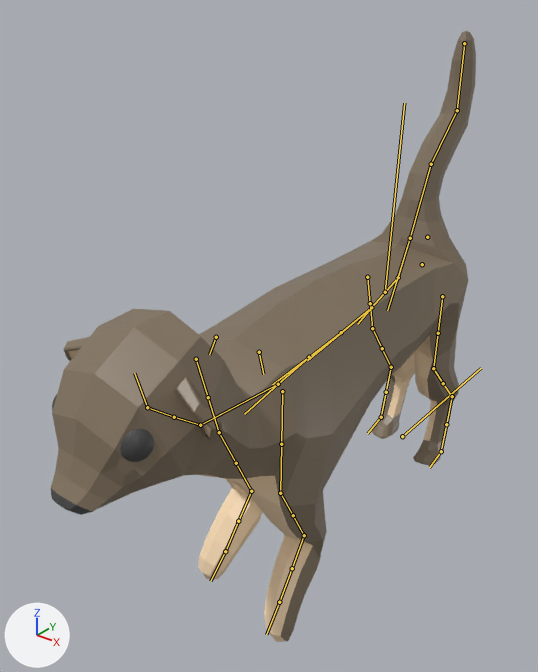
The FBX model Zoo game/Assets/Mongoose.fbx: old version first, new version second.
Rendered twice from a 50 mm camera at (2.57, -5.13, 3.72) aimed at (-0.22, -1.64, 1.55). The lights are fixed; the arrows at lower left show +X, +Y and +Z. Both versions are drawn at frame 39 of the action 'rig|Walk'; the numbers are the values there. The bones that bend it are drawn over the model as lines.
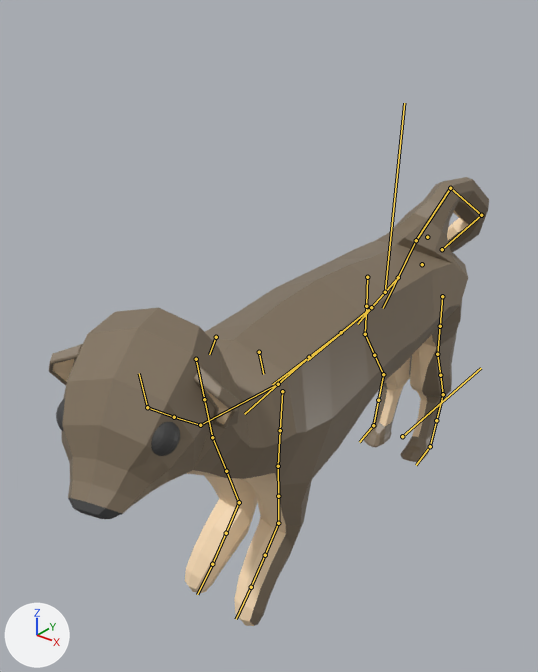
Where the change shows, as pixel boxes (x1, y1, x2, y2) in the pictures (538 x 672 px):
'Cube.009', posed (26% shorter): before (51, 31, 476, 642); after (49, 177, 489, 626)
bone 'DEF-spine.011', root to tip: before (147, 407) to (134, 373); after (147, 407) to (139, 373)
bone 'spine.003', root to tip: before (398, 277) to (410, 238); after (398, 277) to (416, 240)
bone 'spine.002', root to tip: before (410, 238) to (431, 164); after (416, 240) to (450, 188)
bone 'spine.001', root to tip: before (431, 164) to (457, 110); after (450, 188) to (481, 215)
bone 'spine', root to tip: before (457, 110) to (464, 43); after (481, 215) to (442, 249)
bone 'DEF-spine.001', root to tip: before (457, 110) to (431, 164); after (481, 215) to (450, 188)
bone 'DEF-spine.002', root to tip: before (431, 164) to (410, 238); after (450, 188) to (416, 240)
bone 'DEF-spine.003', root to tip: before (410, 238) to (387, 310); after (416, 240) to (383, 308)
bone 'DEF-thigh.L', root to tip: before (442, 296) to (438, 333); after (442, 296) to (440, 326)
bone 'DEF-shin.L', root to tip: before (433, 368) to (443, 383); after (437, 354) to (440, 375)
bone 'DEF-foot.L', root to tip: before (452, 396) to (446, 424); after (443, 394) to (436, 420)
bone 'DEF-thigh.R', root to tip: before (367, 277) to (370, 303); after (367, 277) to (366, 306)
bone 'DEF-shin.R', root to tip: before (372, 328) to (382, 348); after (365, 334) to (374, 355)
bone 'DEF-foot.R', root to tip: before (391, 367) to (386, 392); after (383, 374) to (378, 400)
bone 'DEF-front_thigh.L', root to tip: before (282, 391) to (281, 444); after (282, 391) to (280, 430)
bone 'DEF-front_shin.L', root to tip: before (280, 493) to (293, 515); after (278, 466) to (278, 496)
bone 'DEF-front_foot.L', root to tip: before (304, 535) to (292, 568); after (278, 523) to (265, 555)
bone 'DEF-front_thigh.R', root to tip: before (196, 359) to (208, 397); after (196, 359) to (204, 399)
bone 'DEF-front_foot.R', root to tip: before (251, 491) to (238, 521); after (239, 502) to (226, 533)

The change, as a list of edits to the scene's bpy script:
```text
Change bone_def_spine_010:
    where bone_def_spine_010 = bpy.data.objects['rig'].pose.bones['DEF-spine.010']  # child of 'DEF-spine.009'
    bone_def_spine_010.rotation_quaternion: (1.0, 0.0, -0.01, 0.0) -> (0.999, 0.0, 0.055, 0.0)  # degrees (0, -1, 0) -> degrees (0, 6, 0)
Change bone_def_spine_011:
    where bone_def_spine_011 = bpy.data.objects['rig'].pose.bones['DEF-spine.011']  # child of 'DEF-spine.010'
    bone_def_spine_011.rotation_quaternion: (0.956, -0.292, 0.0, 0.004) -> (0.947, -0.286, 0.092, -0.116)  # degrees (-34, 0, 0) -> degrees (-35, 6, -16)
Change bone_spine_003:
    where bone_spine_003 = bpy.data.objects['rig'].pose.bones['spine.003']  # child of 'MCH-ROT-tail'
    bone_spine_003.rotation_quaternion: (0.976, 0.216, 0.0, 0.0) -> (0.948, 0.281, -0.048, -0.143)  # degrees (25, 0, 0) -> degrees (33, -1, -17)
Change bone_spine_002:
    where bone_spine_002 = bpy.data.objects['rig'].pose.bones['spine.002']  # child of 'spine.003'
    bone_spine_002.rotation_quaternion: (0.987, -0.158, 0.0, 0.0) -> (0.861, -0.472, -0.047, 0.184)  # degrees (-18, 0, 0) -> degrees (-57, 5, 21)
Change bone_spine_001:
    where bone_spine_001 = bpy.data.objects['rig'].pose.bones['spine.001']  # child of 'spine.002'
    bone_spine_001.rotation_quaternion: (0.996, -0.091, -0.017, -0.011) -> (0.774, -0.433, 0.391, -0.246)  # degrees (-10, -2, -1) -> degrees (-70, 23, -51)
Change bone_spine:
    where bone_spine = bpy.data.objects['rig'].pose.bones['spine']  # child of 'spine.001'
    bone_spine.rotation_quaternion: (0.936, 0.352, -0.018, -0.005) -> (0.781, -0.625, -0.013, 0.013)  # degrees (41, -2, -1) -> degrees (-77, 0, 2)
Change bone_def_spine_001:
    where bone_def_spine_001 = bpy.data.objects['rig'].pose.bones['DEF-spine.001']  # child of 'DEF-spine'
    bone_def_spine_001.rotation_quaternion: (0.936, -0.352, 0.0, -0.012) -> (0.781, 0.624, 0.0, 0.024)  # degrees (-41, 0, -1) -> degrees (77, -2, 2)
Change bone_def_spine_002:
    where bone_def_spine_002 = bpy.data.objects['rig'].pose.bones['DEF-spine.002']  # child of 'DEF-spine.001'
    bone_def_spine_002.rotation_quaternion: (0.996, 0.091, -0.018, -0.002) -> (0.849, 0.278, -0.014, -0.448)  # degrees (10, -2, 0) -> degrees (30, 13, -52)
Change bone_def_spine_003:
    where bone_def_spine_003 = bpy.data.objects['rig'].pose.bones['DEF-spine.003']  # child of 'DEF-spine.002'
    bone_def_spine_003.rotation_quaternion: (0.987, 0.158, -0.019, -0.004) -> (0.76, 0.491, 0.397, 0.15)  # degrees (18, -2, -1) -> degrees (77, 27, 44)
Change bone_def_thigh_l:
    where bone_def_thigh_l = bpy.data.objects['rig'].pose.bones['DEF-thigh.L']  # child of 'ORG-spine.005'
    bone_def_thigh_l.rotation_quaternion: (0.786, -0.618, 0.0, 0.009) -> (0.859, -0.51, 0.0, 0.041)  # degrees (-76, 1, 1) -> degrees (-61, 2, 4)
    bone_def_thigh_l.scale: (0.94, 1.13, 0.94) -> (1.0, 1.0, 1.0)
Change bone_def_shin_l:
    where bone_def_shin_l = bpy.data.objects['rig'].pose.bones['DEF-shin.L']  # child of 'DEF-thigh.L.001'
    bone_def_shin_l.rotation_quaternion: (0.989, 0.151, -0.004, 0.005) -> (0.988, -0.154, -0.009, 0.006)  # degrees (17, 0, 0) -> degrees (-18, -1, 1)
    bone_def_shin_l.scale: (1.0, 1.16, 0.87) -> (1.0, 1.0, 1.0)
Change bone_def_foot_l:
    where bone_def_foot_l = bpy.data.objects['rig'].pose.bones['DEF-foot.L']  # child of 'DEF-shin.L.001'
    bone_def_foot_l.rotation_quaternion: (0.97, -0.242, -0.003, 0.032) -> (0.998, -0.066, 0.018, 0.013)  # degrees (-28, 1, 4) -> degrees (-8, 2, 1)
    bone_def_foot_l.scale: (1.06, 1.04, 0.92) -> (1.0, 1.0, 1.0)
Change bone_def_thigh_r:
    where bone_def_thigh_r = bpy.data.objects['rig'].pose.bones['DEF-thigh.R']  # child of 'ORG-spine.005'
    bone_def_thigh_r.rotation_quaternion: (0.903, -0.428, 0.0, -0.047) -> (0.853, -0.519, 0.0, -0.046)  # degrees (-51, -2, -5) -> degrees (-63, -3, -5)
Change bone_def_shin_r:
    where bone_def_shin_r = bpy.data.objects['rig'].pose.bones['DEF-shin.R']  # child of 'DEF-thigh.R.001'
    bone_def_shin_r.rotation_quaternion: (0.98, -0.197, 0.008, -0.005) -> (0.993, -0.119, 0.01, -0.008)  # degrees (-23, 1, -1) -> degrees (-14, 1, -1)
Change bone_def_foot_r:
    where bone_def_foot_r = bpy.data.objects['rig'].pose.bones['DEF-foot.R']  # child of 'DEF-shin.R.001'
    bone_def_foot_r.rotation_quaternion: (0.993, -0.115, -0.001, -0.022) -> (0.996, -0.091, -0.004, -0.016)  # degrees (-13, 0, -2) -> degrees (-10, -1, -2)
Change bone_def_front_thigh_l:
    where bone_def_front_thigh_l = bpy.data.objects['rig'].pose.bones['DEF-front_thigh.L']  # child of 'ORG-shoulder.L'
    bone_def_front_thigh_l.rotation_quaternion: (0.963, -0.267, 0.0, 0.042) -> (0.983, -0.146, 0.0, 0.11)  # degrees (-31, 1, 5) -> degrees (-17, 2, 12)
    bone_def_front_thigh_l.scale: (0.89, 1.27, 0.89) -> (0.93, 1.16, 0.93)
Change bone_def_front_shin_l:
    where bone_def_front_shin_l = bpy.data.objects['rig'].pose.bones['DEF-front_shin.L']  # child of 'DEF-front_thigh.L.001'
    bone_def_front_shin_l.rotation_quaternion: (0.954, 0.3, -0.006, 0.004) -> (1.0, -0.015, -0.005, 0.001)  # degrees (35, -1, 0) -> degrees (-2, -1, 0)
    bone_def_front_shin_l.scale: (1.0, 1.25, 0.85) -> (1.0, 1.01, 1.0)
Change bone_def_front_foot_l:
    where bone_def_front_foot_l = bpy.data.objects['rig'].pose.bones['DEF-front_foot.L']  # child of 'DEF-front_shin.L.001'
    bone_def_front_foot_l.rotation_quaternion: (0.709, -0.701, 0.008, 0.074) -> (0.841, -0.539, 0.028, 0.038)  # degrees (-89, 7, 5) -> degrees (-65, 5, 2)
    bone_def_front_foot_l.scale: (1.13, 1.13, 0.79) -> (1.08, 1.04, 0.91)
Change bone_def_front_thigh_r:
    where bone_def_front_thigh_r = bpy.data.objects['rig'].pose.bones['DEF-front_thigh.R']  # child of 'ORG-shoulder.R'
    bone_def_front_thigh_r.rotation_quaternion: (0.993, -0.11, 0.0, -0.053) -> (0.985, -0.16, 0.0, -0.064)  # degrees (-13, -1, -6) -> degrees (-18, -1, -7)
    bone_def_front_thigh_r.scale: (0.93, 1.17, 0.93) -> (0.93, 1.15, 0.93)
Change bone_def_front_foot_r:
    where bone_def_front_foot_r = bpy.data.objects['rig'].pose.bones['DEF-front_foot.R']  # child of 'DEF-front_shin.R.001'
    bone_def_front_foot_r.rotation_quaternion: (0.806, -0.585, 0.012, -0.093) -> (0.837, -0.54, 0.009, -0.085)  # degrees (-71, -5, -9) -> degrees (-65, -4, -9)
    bone_def_front_foot_r.scale: (1.08, 1.06, 0.89) -> (1.07, 1.04, 0.91)
```
